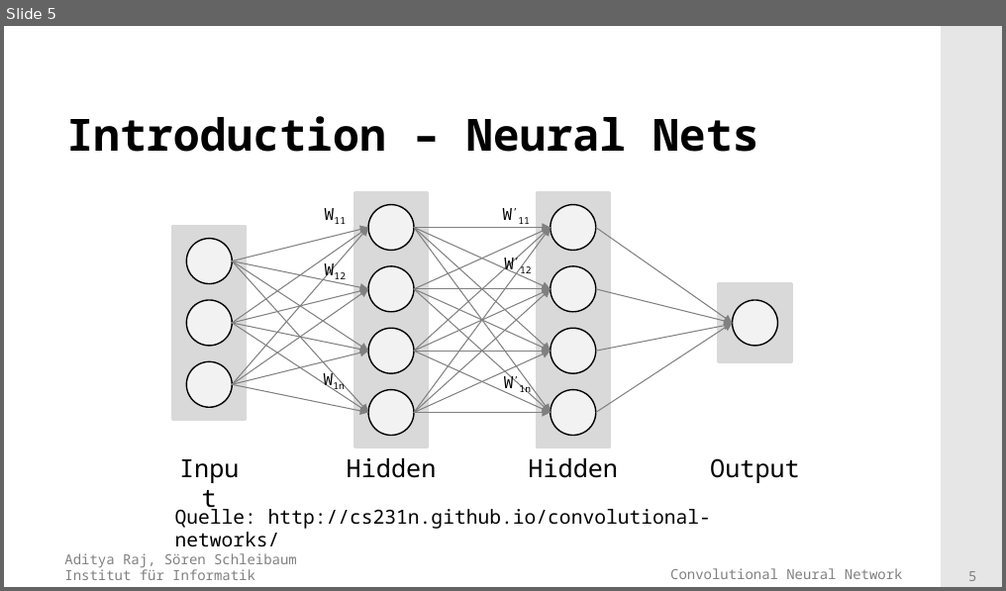
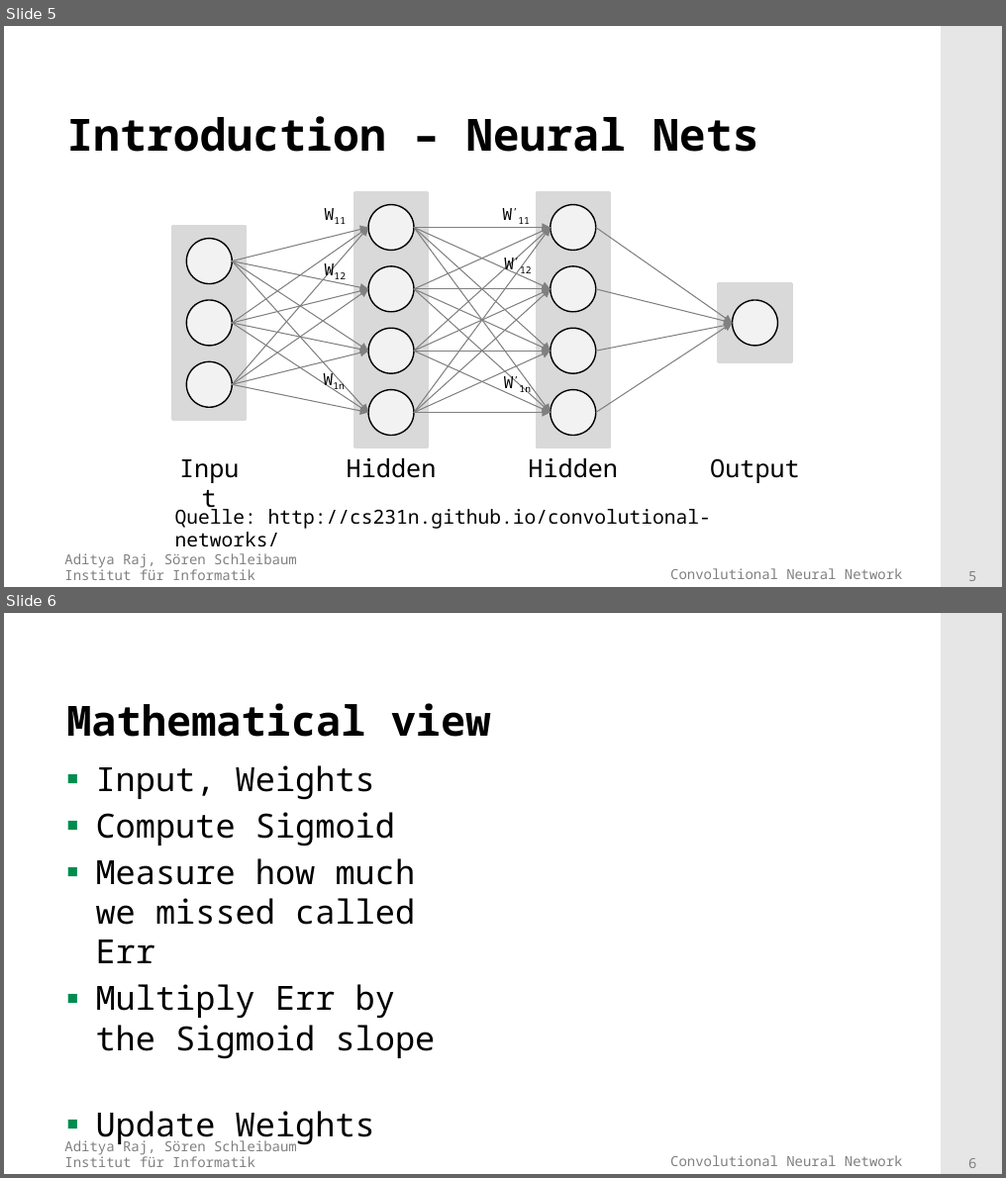
Before and after one commit to adityaraj52/ConvNet, a slide deck: PresentationsAndTalk/Presentation.pptx. Shown one above the other, each under a label of ours: slide 5 before the commit, slides 5 and 6 after it. The pictures are 1006x591 and 1006x1178 pixels, drawn with LibreOffice and Linux fonts; fonts in the diff are those of the drawing; grey boxes stand for pictures; background and template pictures are left out. Boxes give left, top, right and bottom in pixels: in the first picture for what was removed or moved away, otherwise in the second. Text is boxed around its words. In the diff, an @@ line names an element or a change of style, - is before the commit and + after.

```diff
--- a/PresentationsAndTalk/Presentation.pptx
+++ b/PresentationsAndTalk/Presentation.pptx
@@ slide 6 added at <box>4,613,1002,1174</box>, background #FFFFFF; not listed: 4 template elements that a slide beside it also shows @@
@@ title added at <box>66,703,491,737</box>, 30 pt, text #000000, bold @@
+Mathematical view
@@ text added at <box>96,765,436,1147</box>, 24 pt, text #000000 @@
+▪ Input, Weights
+▪ Compute Sigmoid
+▪ Measure how much we missed called Err
+▪ Multiply Err by the Sigmoid slope
+▪ Update Weights
```
Also in this commit, not shown: 1 slide changed, 1 other slide added, 1 slide removed.
